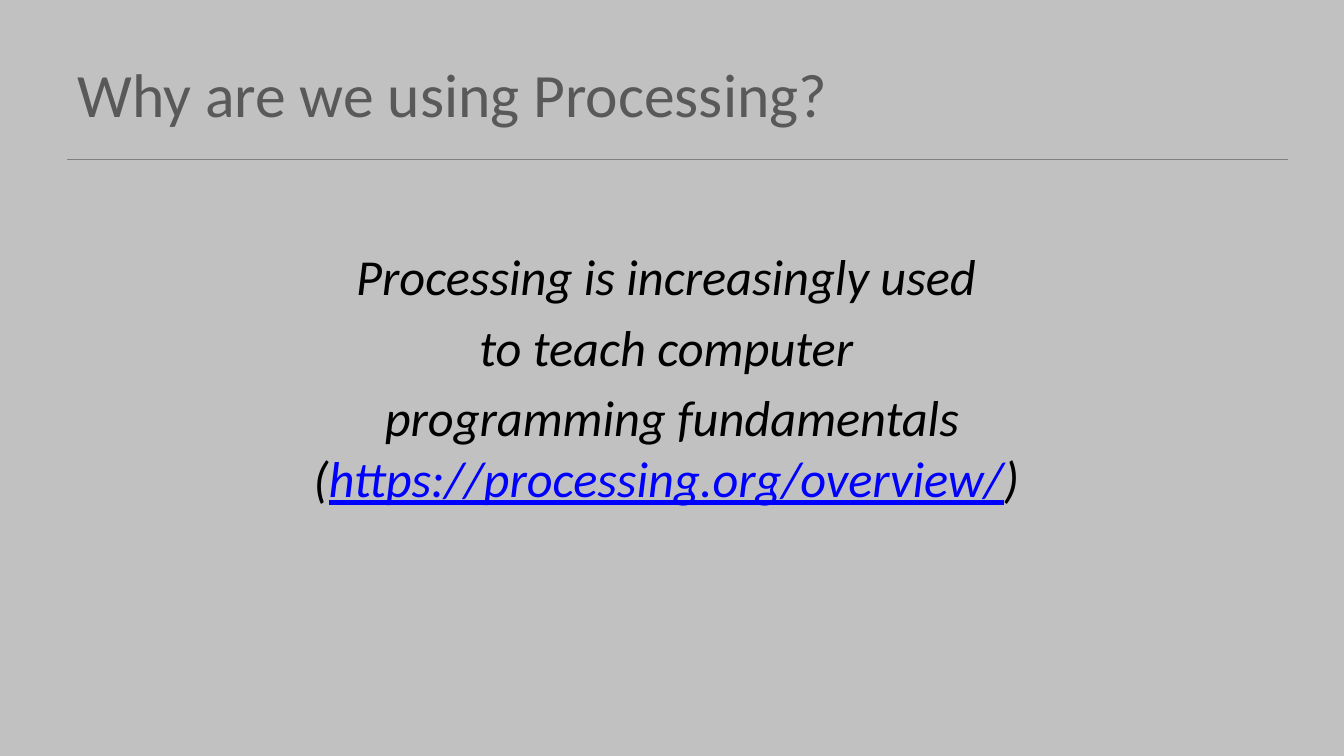
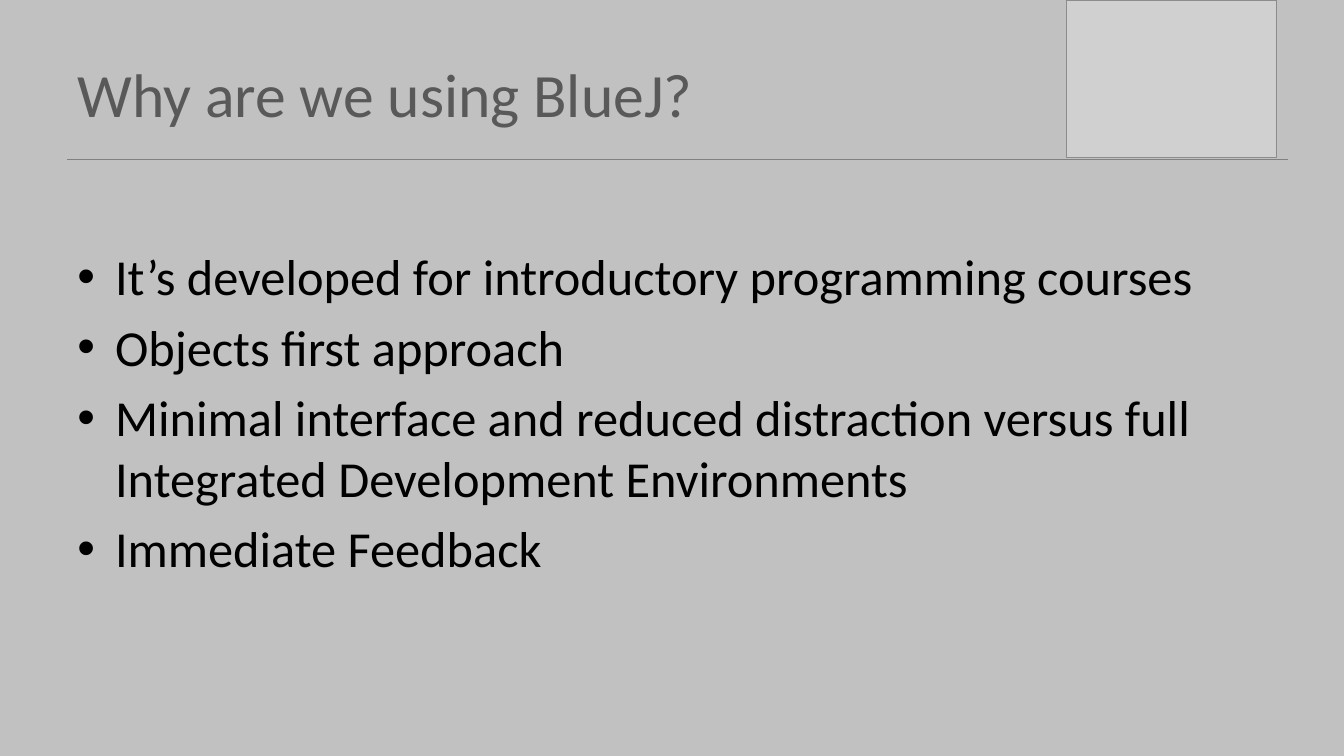
Before and after one commit to Programming-Fundamentals-SETU/prog-fund-1-sept-25, a slide deck: slide 11 of topic00-induction/unit-1/talk-1/a-intro-to-programming.pptx (slide 12 before the commit). Drawn at 1344x756 pixels with LibreOffice and Linux fonts; fonts in the diff are those of the drawing; grey boxes stand for pictures. Boxes give left, top, right and bottom in pixels: in the first picture for what was removed or moved away, otherwise in the second. Text is boxed around its words. In the diff, an @@ line names an element or a change of style, - is before the commit and + after.

```diff
--- a/topic00-induction/unit-1/talk-1/a-intro-to-programming.pptx
+++ b/topic00-induction/unit-1/talk-1/a-intro-to-programming.pptx
@@ picture added at (1067,0,1276,157) @@
@@ title at (77,74,693,128): text changed @@
-Why are we using Processing?
+Why are we using BlueJ?
@@ text at (115,259,1192,568): text changed; italic off @@
-Processing is increasingly used
-to teach computer
-programming fundamentals (https://processing.org/overview/)
+• It’s developed for introductory programming courses
+• Objects first approach
+• Minimal interface and reduced distraction versus full Integrated Development Environments
+• Immediate Feedback
```
Also in this commit, not shown: 1 other slide changed, 3 slides added, 5 slides removed, 5 other files.
